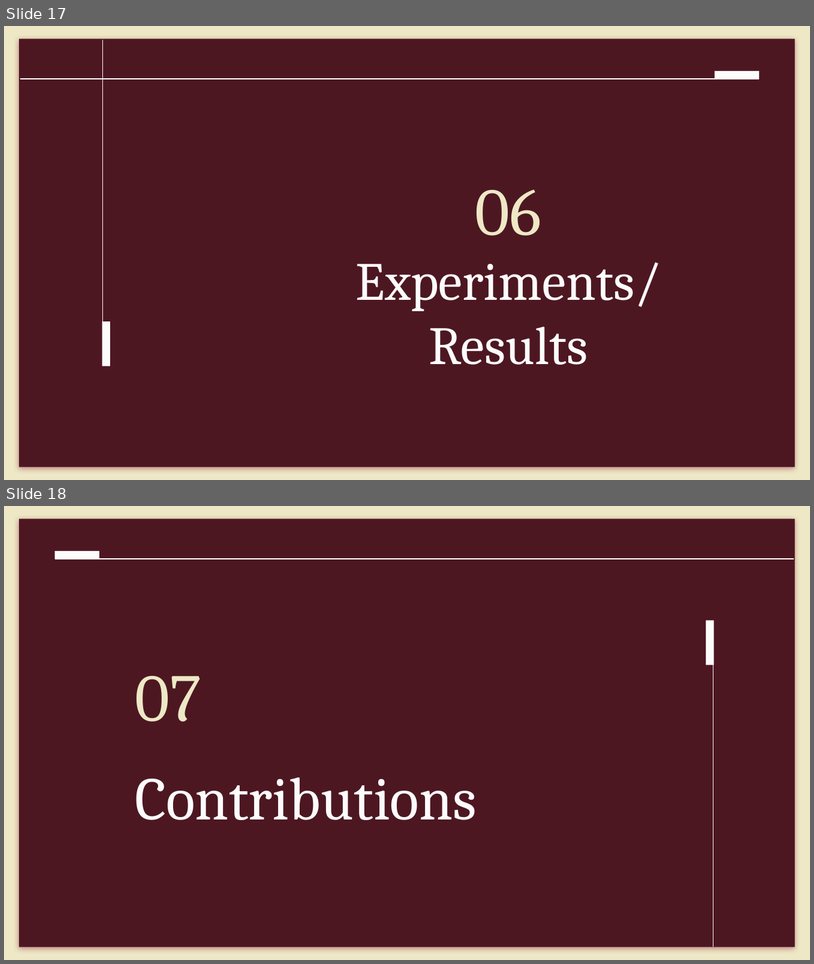
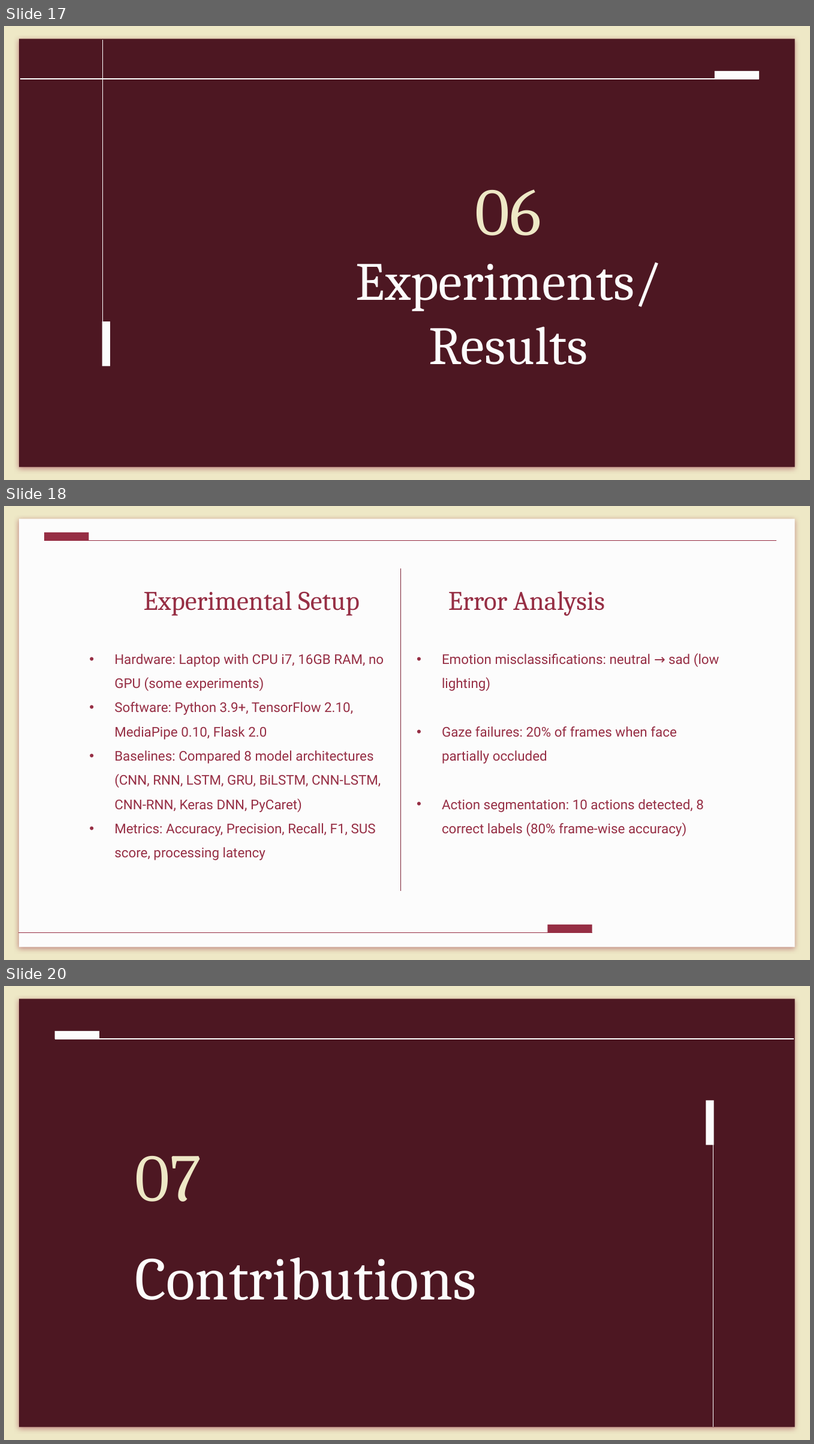
Before and after one commit to MiraPhilip12/Graduation_Project_ESLSCA, a slide deck: Final Milestone/Graduation_Project_Final_Presentation.pptx. Shown one above the other, each under a label of ours: slides 17 and 18 before the commit, slides 17, 18 and 20 after it; the slides between them are not shown. The pictures are 814x964 and 814x1444 pixels, drawn with LibreOffice and Linux fonts; fonts in the diff are those of the drawing. Boxes give left, top, right and bottom in pixels: in the first picture for what was removed or moved away, otherwise in the second. Text is boxed around its words. In the diff, an @@ line names an element or a change of style, - is before the commit and + after.

```diff
--- a/Final Milestone/Graduation_Project_Final_Presentation.pptx
+++ b/Final Milestone/Graduation_Project_Final_Presentation.pptx
@@ slide 18 added at box(4, 506, 810, 960), background #EEE8C6 @@
@@ rectangle added at box(20, 519, 795, 947), fill #FCFCFC @@
@@ line added from (44, 541) to (777, 541), #962E44 0.75 pt @@
@@ rectangle added at box(44, 532, 89, 541), fill #962E44 @@
@@ line added from (401, 568) to (401, 891), #7D2335 0.75 pt @@
@@ subtitle added at box(144, 591, 359, 616), 24 pt, text #962E44 @@
+Experimental Setup
@@ subtitle added at box(449, 591, 605, 616), 24 pt, text #962E44 @@
+Error Analysis
@@ subtitle added at box(114, 654, 384, 860), 12 pt, text #962E44 @@
+• Hardware: Laptop with CPU i7, 16GB RAM, no GPU (some experiments)
+• Software: Python 3.9+, TensorFlow 2.10, MediaPipe 0.10, Flask 2.0
+• Baselines: Compared 8 model architectures (CNN, RNN, LSTM, GRU, BiLSTM, CNN-LSTM, CNN-RNN, Keras DNN, PyCaret)
+• Metrics: Accuracy, Precision, Recall, F1, SUS score, processing latency
@@ subtitle added at box(442, 653, 720, 836), 12 pt, text #962E44 @@
+• Emotion misclassifications: neutral → sad (low lighting)
+• Gaze failures: 20% of frames when face partially occluded
+• Action segmentation: 10 actions detected, 8 correct labels (80% frame-wise accuracy)
@@ line added from (593, 933) to (18, 933), #962E44 0.75 pt @@
@@ rectangle added at box(548, 925, 592, 933), fill #962E44 @@
@@ what was slide 18 is now slide 20 @@
```
Also in this commit, not shown: 1 other slide added, 1 slide removed, 2 other files.
